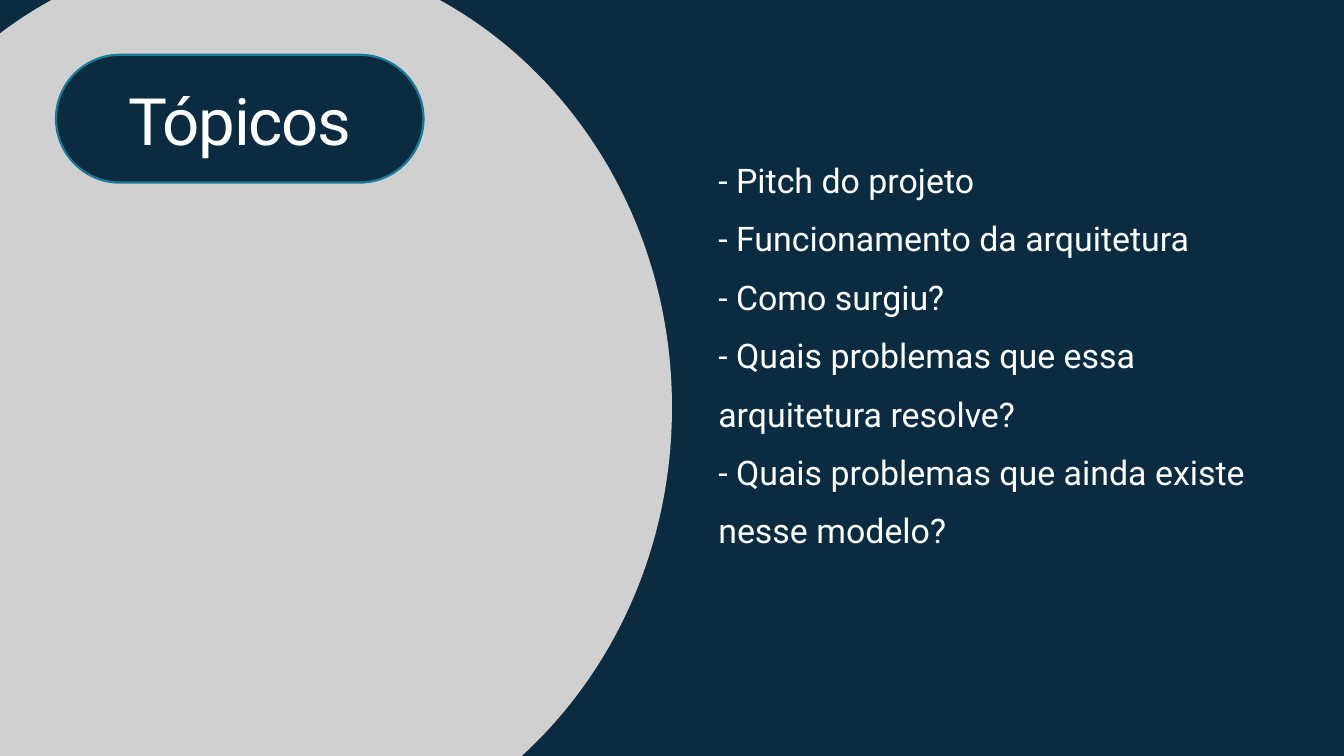
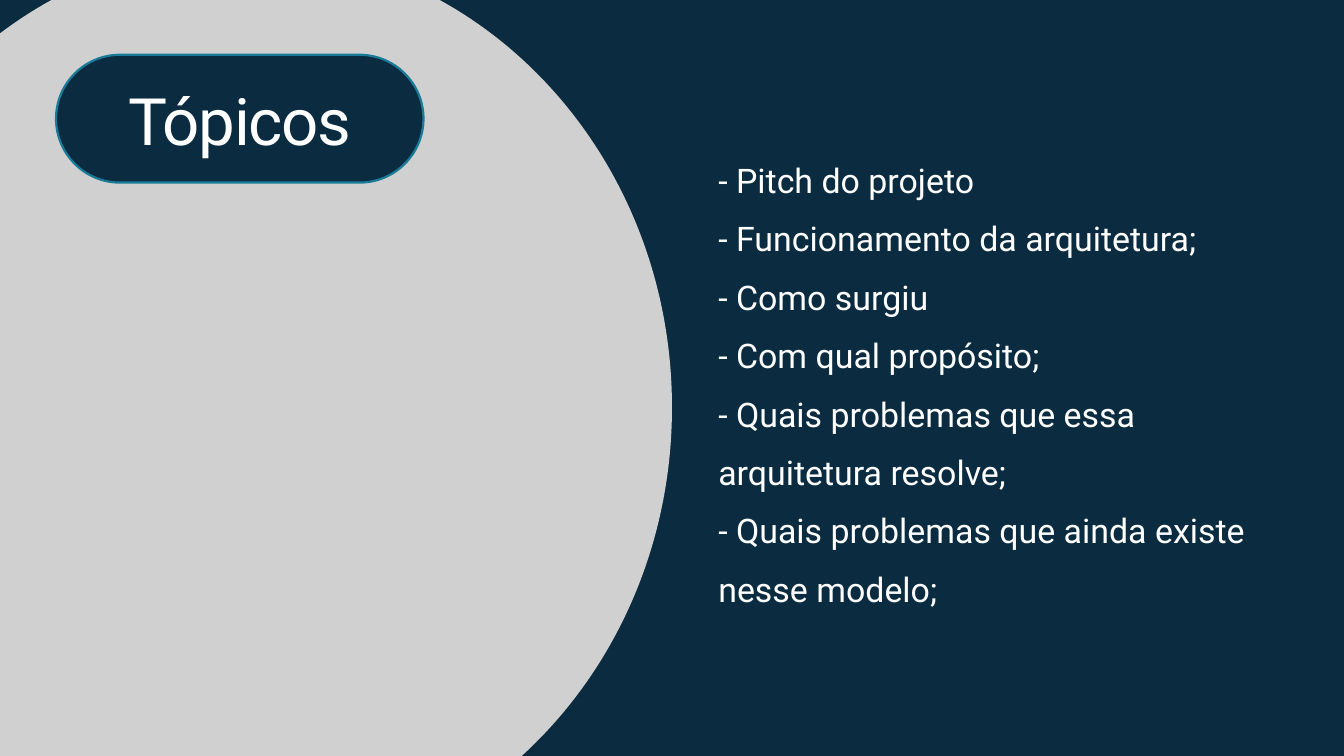
Before and after one commit to Vini5577/projeto-mobTech, a slide deck: slide 2 of arquitetura-RIBs.pptx. Drawn at 1344x756 pixels with LibreOffice and Linux fonts; fonts in the diff are those of the drawing; grey boxes stand for pictures. Boxes give left, top, right and bottom in pixels: in the first picture for what was removed or moved away, otherwise in the second. Text is boxed around its words. In the diff, an @@ line names an element or a change of style, - is before the commit and + after.

```diff
--- a/arquitetura-RIBs.pptx
+++ b/arquitetura-RIBs.pptx
@@ text at [718,225,1245,607]: text changed @@
-- Funcionamento da arquitetura
-- Como surgiu?
-- Quais problemas que essa arquitetura resolve?
-- Quais problemas que ainda existe nesse modelo?
+- Funcionamento da arquitetura;
+- Como surgiu
+- Com qual propósito;
+- Quais problemas que essa arquitetura resolve;
+- Quais problemas que ainda existe nesse modelo;
```
Also in this commit, not shown: 2 other slides changed.
